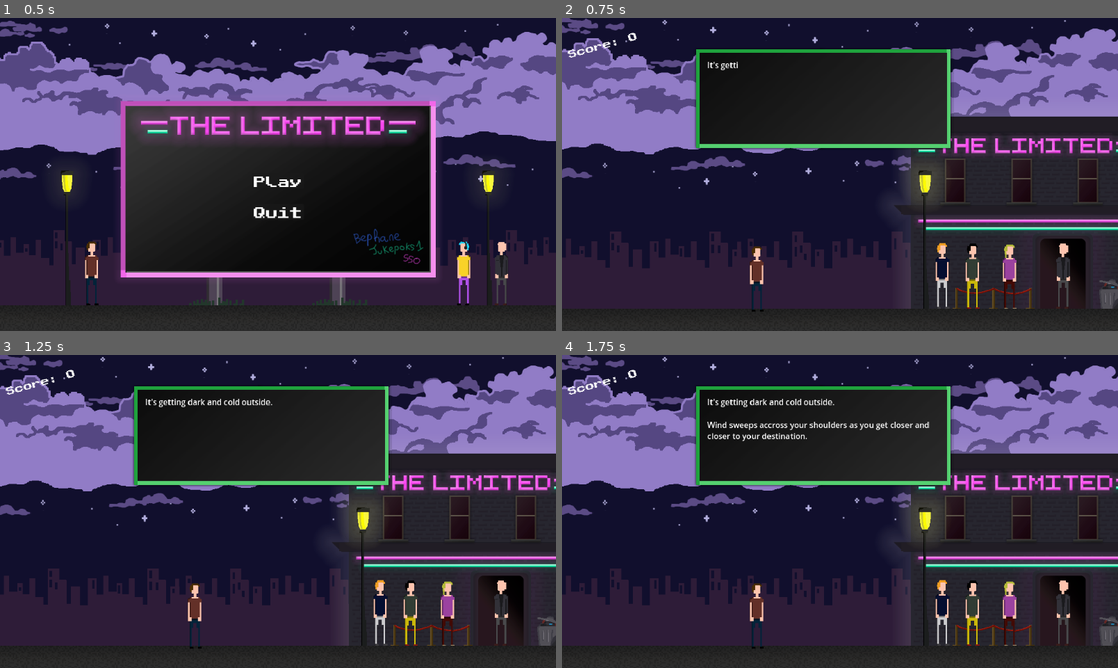
Above: before the commit, frames 1-4 (two rows, left to right).
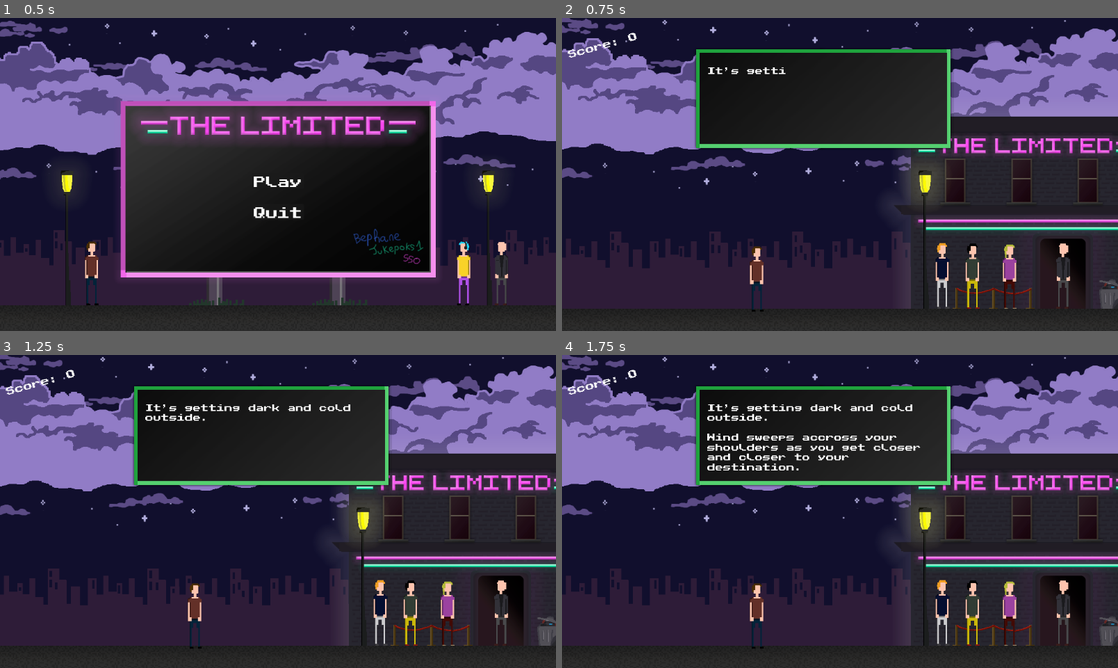
Above: after the commit, the same moments.

Repository: LudumSJB/The-Limited
Game: Godot game, scene res://scenes/MainMenu.tscn
The game is run twice, just before and just after one commit, with the same random seed, the same clock (stepped at 60 frames per second) and the same inputs.
Inputs:
- Up to frame 1 (0.5 s): no input
- Up to frame 2 (0.75 s): click "Play" at 0.5 s
- Up to frame 3 (1.25 s): no input
- Up to frame 4 (1.75 s): tap Enter (ui_accept) at 1.25, 1.52 s; hold D (right) from 1.28 s (still down); tap Space (action_button) at 1.35 s

Frame 1 is identical in both runs. In frame 2, 0.2% of the frame differs, in the area x 26-41%, y 14-18%; in frame 3, 0.7%; in frame 4, 2.4%, in the area x 26-67%, y 14-37%.

Commit message:
fix flipping face sprite on dialog

Diff:
--- a/dialogs/streets_act1.json
+++ b/dialogs/streets_act1.json
@@ -18,7 +18,7 @@
 	},
 	{
 		"dialog_position": 0,
-		"text": "There must be a way to get inside. No matter what it takes. \nYou know [color=#d77bba][i]tonights the night![/i][/color]",
+		"text": "There must be a way to get inside. \nNo. matter. what. it. takes. \nYou know [color=#d77bba][i]tonights the night![/i][/color]",
 	},
 	{
 		"dialog_position": 2,
--- a/scenes/dialog_system.tscn
+++ b/scenes/dialog_system.tscn
@@ -1,7 +1,8 @@
-[gd_scene load_steps=6 format=3 uid="uid://bd36h1vyy37d5"]
+[gd_scene load_steps=7 format=3 uid="uid://bd36h1vyy37d5"]
 
 [ext_resource type="Script" path="res://scripts/dialog_system.gd" id="1_g4nlg"]
 [ext_resource type="Texture2D" uid="uid://capwl0xchsr6w" path="res://assets/images/speechbubble2.png" id="2_urcba"]
+[ext_resource type="FontFile" uid="uid://c0apde5o5da0g" path="res://assets/fonts/PublicPixel.ttf" id="3_gfdiw"]
 [ext_resource type="Texture2D" uid="uid://y8nlnxed1dhu" path="res://assets/images/face_01.png" id="3_m5m2a"]
 [ext_resource type="AudioStream" uid="uid://bhfnc63sxl5jj" path="res://assets/sounds/talking.wav" id="4_amrfs"]
 [ext_resource type="AudioStream" uid="uid://es6b83uw1cnc" path="res://assets/sounds/talking2.wav" id="5_wtta4"]
@@ -19,7 +20,7 @@
 position = Vector2(809, 230)
 
 [node name="Sprite2D" type="Sprite2D" parent="."]
-position = Vector2(346, 230)
+position = Vector2(506.5, 294.318)
 texture = ExtResource("2_urcba")
 metadata/_edit_group_ = true
 
@@ -27,14 +28,28 @@
 texture_filter = 1
 anchors_preset = -1
 anchor_left = -0.215074
-anchor_top = 0.0458716
+anchor_top = 0.110092
 anchor_right = 0.290441
 anchor_bottom = 0.527523
 offset_left = -118.0
 offset_top = -89.0
 offset_right = 74.0
 offset_bottom = -35.0
-text = "Text goes here"
+theme_override_constants/line_separation = 4
+theme_override_fonts/normal_font = ExtResource("3_gfdiw")
+theme_override_fonts/bold_font = ExtResource("3_gfdiw")
+theme_override_fonts/italics_font = ExtResource("3_gfdiw")
+theme_override_fonts/bold_italics_font = ExtResource("3_gfdiw")
+theme_override_fonts/mono_font = ExtResource("3_gfdiw")
+theme_override_font_sizes/normal_font_size = 16
+theme_override_font_sizes/bold_font_size = 18
+theme_override_font_sizes/italics_font_size = 14
+theme_override_font_sizes/bold_italics_font_size = 20
+theme_override_font_sizes/mono_font_size = 20
+text = "Text goes here.
+this is a another line of text that wraps around.
+
+hello"
 metadata/_edit_use_anchors_ = true
 
 [node name="face" type="Sprite2D" parent="Sprite2D"]
--- a/scripts/dialog_system.gd
+++ b/scripts/dialog_system.gd
@@ -165,11 +165,11 @@
 			sprite_2d.position = dialog_position_0.position
 		elif dialog.dialog_position == 1:
 			sprite_2d.position = dialog_position_1.position
-			sprite_2d.flip_h = false
+			face.flip_h = true
 			face.position = face_position_0.position
 		elif dialog.dialog_position == 2:
 			sprite_2d.position = dialog_position_2.position
-			sprite_2d.flip_h = true
+			face.flip_h = false
 			face.position = face_position_1.position
 
 	# change face and its position relative to dialog box
